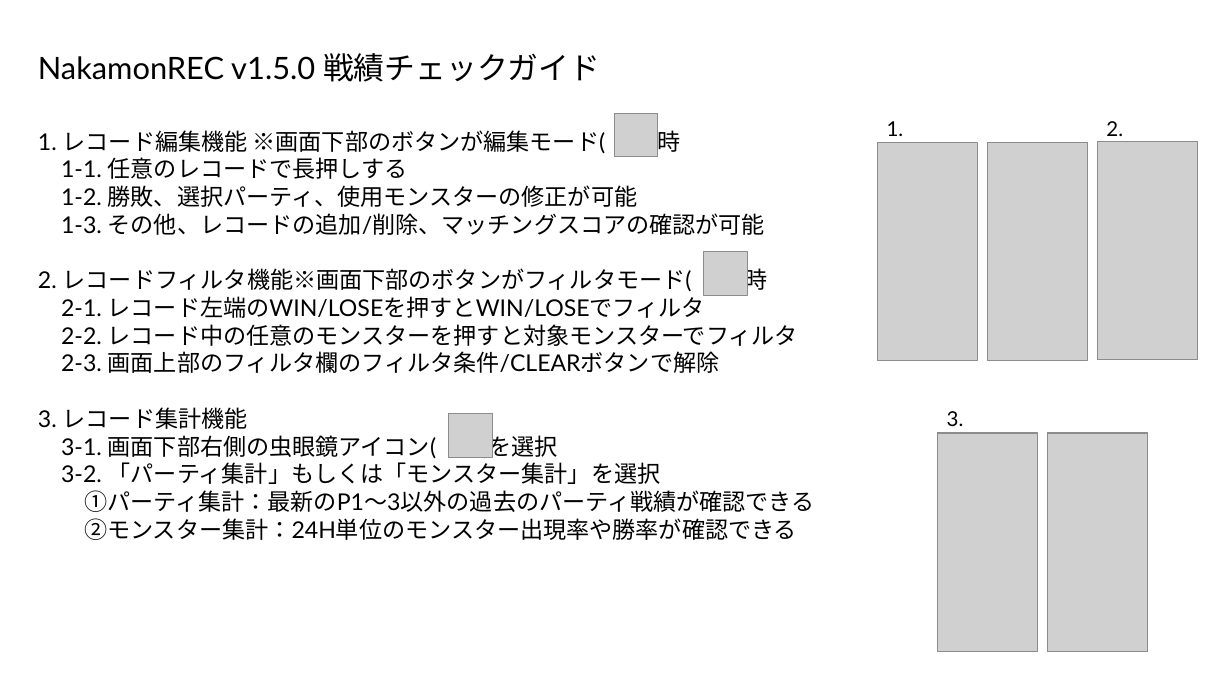
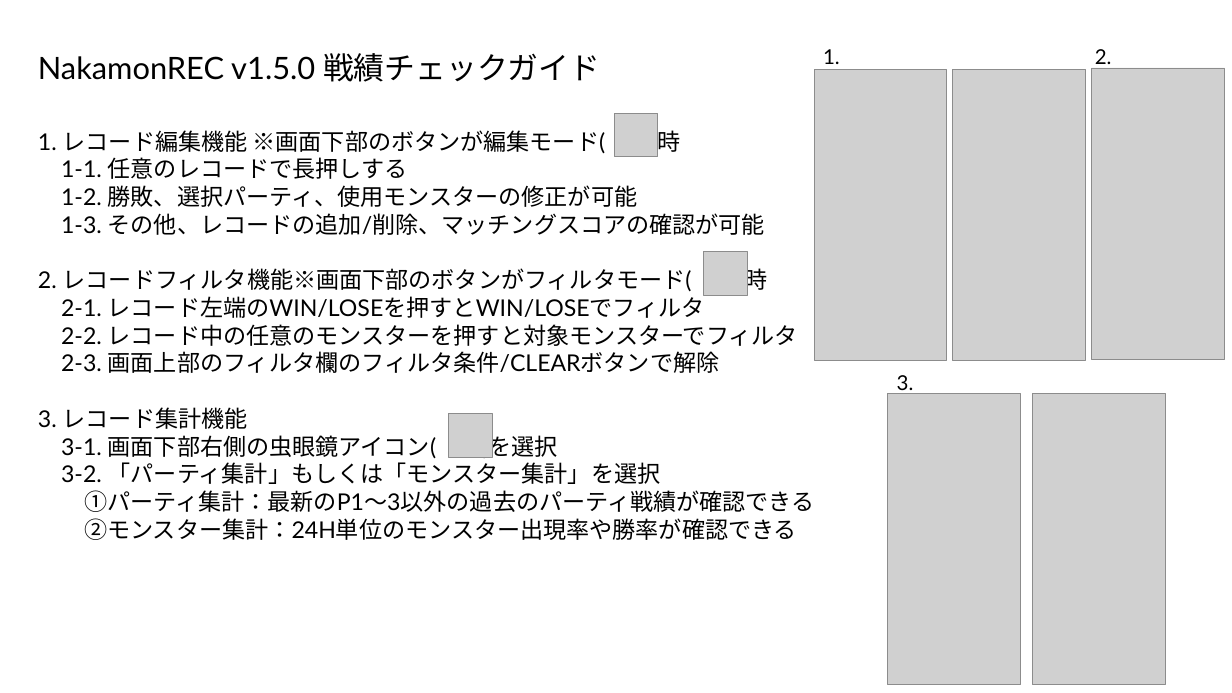
Before and after one commit to 0xDEADBEEF10AF/NakamonRec, a slide deck: slide 2 of readme.pptx. Drawn at 1232x693 pixels with LibreOffice and Linux fonts; fonts in the diff are those of the drawing; grey boxes stand for pictures. Boxes give left, top, right and bottom in pixels: in the first picture for what was removed or moved away, otherwise in the second. Text is boxed around its words. In the diff, an @@ line names an element or a change of style, - is before the commit and + after.

```diff
--- a/readme.pptx
+++ b/readme.pptx
@@ text "1.": place and size @@
-text "1." at [887,121,904,136]
+text "1." at [823,49,840,64]
@@ text "2." rewrapped from [1106,121,1123,136] to [1095,49,1112,69] @@
@@ picture: place and size @@
-picture at [878,142,978,360]
+picture at [814,69,947,360]
@@ picture: place and size @@
-picture at [988,142,1088,360]
+picture at [953,69,1086,360]
@@ picture: place and size @@
-picture at [1098,141,1198,360]
+picture at [1092,68,1225,360]
@@ text "3." rewrapped from [947,411,964,426] to [897,375,914,396] @@
@@ picture: place and size @@
-picture at [938,433,1038,651]
+picture at [888,394,1021,685]
@@ picture: place and size @@
-picture at [1048,433,1148,651]
+picture at [1032,394,1165,685]
@@ picture removed at [938,433,1038,652] @@
@@ picture removed at [1048,433,1148,652] @@
```
Also in this commit, not shown: 1 other slide changed, 1 slide added, 1 slide removed, 3 other files.
